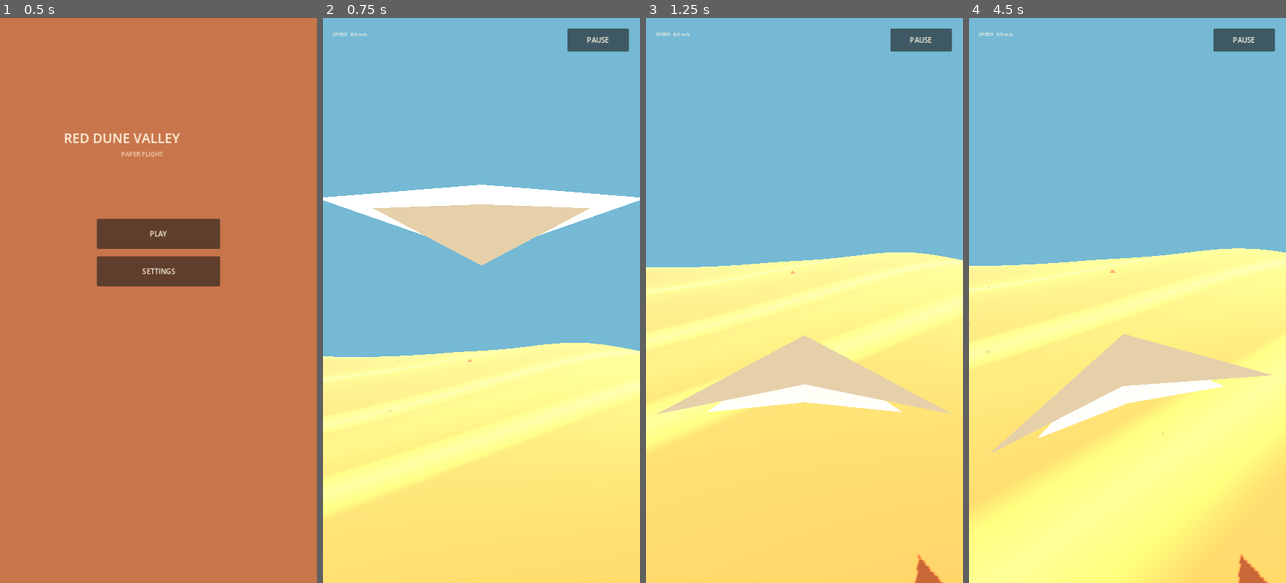
Above: before the commit, frames 1-4 (left to right).
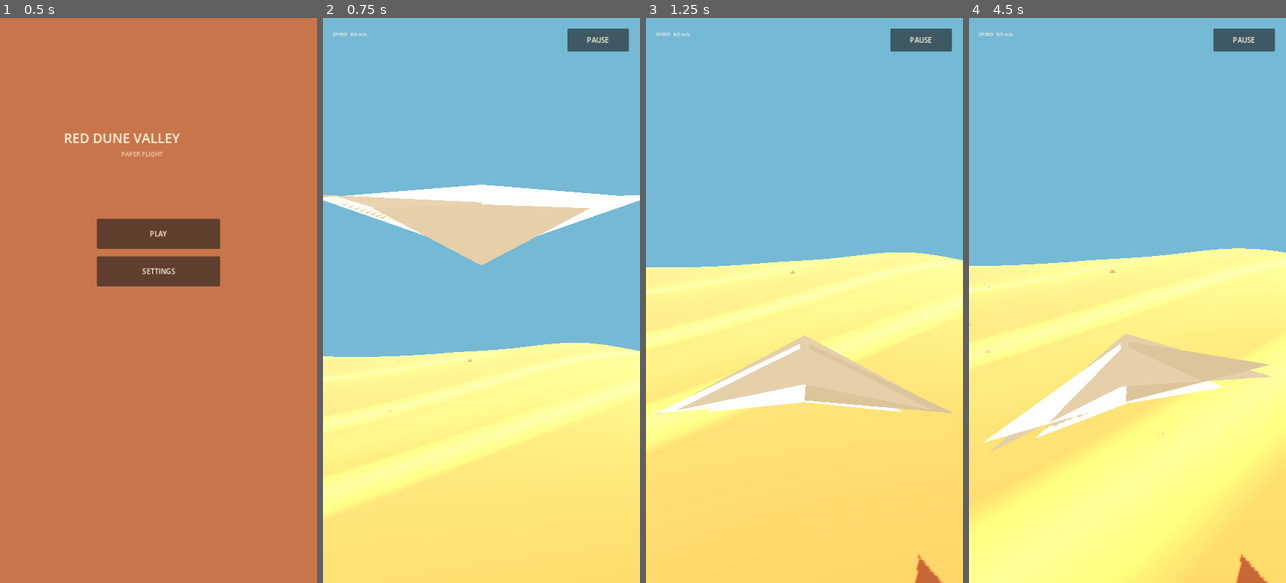
Above: after the commit, the same moments.

Repository: A8adbek/Gold
Game: Godot game, scene res://main.tscn
Same seed, same stepped clock (60 frames per second), same inputs: the game is played once before the commit and once after it. Sound files missing from this copy of the repository are replaced by a short silence.
Inputs (mouse positions are in pixels of both pictures, inside the frame that each line leads up to):
- Up to frame 1 (0.5 s): no input
- Up to frame 2 (0.75 s): click "PLAY" at 0.5 s
- Up to frame 3 (1.25 s): no input
- Up to frame 4 (4.5 s): move the mouse to (1197, 272) at 1.27 s; hold D (roll_right) 1.28-2 s; click (1197, 272) at 1.42 s; drag from (1064, 328) to (1111, 413) at 2.02 s; move the mouse to (1159, 176) at 2.77 s; hold D (roll_right) 2.78-3.5 s; drag from (1111, 413) to (1032, 215) at 3.52 s; move the mouse to (1222, 385) at 4.27 s; hold A (roll_left) from 4.28 s (still down)

Frame 1 is identical in both runs. In frame 2, 0.6% of the frame differs, in the area x 0-100%, y 31-37%; in frame 3, 1.2%; in frame 4, 2.1%, in the area x 4-96%, y 55-100%.

Commit message:
Add springy paper wing flex animation

Diff:
--- a/godot/scripts/world.gd
+++ b/godot/scripts/world.gd
@@ -22,6 +22,8 @@
 var pause_overlay: Control
 var pause_button: Button
 var settings_panel: Control
+var left_wing: Node3D
+var right_wing: Node3D
 var game_started := false
 var paused := false
 var wind_playback: AudioStreamGeneratorPlayback
@@ -155,6 +157,37 @@
 	mat.cull_mode = BaseMaterial3D.CULL_DISABLED
 	body.material_override = mat
 	plane.add_child(body)
+	left_wing = _create_flex_wing(-1.0, Color("#fffaf0"))
+	right_wing = _create_flex_wing(1.0, Color("#e7e1d2"))
+	plane.add_child(left_wing)
+	plane.add_child(right_wing)
+
+func _create_flex_wing(side: float, color: Color) -> Node3D:
+	var hinge := Node3D.new()
+	hinge.position = Vector3(0, 0.035, 0.56)
+	var wing := MeshInstance3D.new()
+	wing.mesh = _flex_wing_mesh(side)
+	var material := StandardMaterial3D.new()
+	material.albedo_color = color
+	material.roughness = 0.72
+	material.cull_mode = BaseMaterial3D.CULL_DISABLED
+	wing.material_override = material
+	hinge.add_child(wing)
+	return hinge
+
+func _flex_wing_mesh(side: float) -> ArrayMesh:
+	var mesh := ArrayMesh.new()
+	var vertices := PackedVector3Array([
+		Vector3(0, 0, 0),
+		Vector3(side * 1.05, -0.012, 0.18),
+		Vector3(side * 0.05, 0.09, -1.30)
+	])
+	var arrays := []
+	arrays.resize(Mesh.ARRAY_MAX)
+	arrays[Mesh.ARRAY_VERTEX] = vertices
+	arrays[Mesh.ARRAY_INDEX] = PackedInt32Array([0, 1, 2])
+	mesh.add_surface_from_arrays(Mesh.PRIMITIVE_TRIANGLES, arrays)
+	return mesh
 
 func _paper_plane_mesh() -> ArrayMesh:
 	# Folded paper silhouette, nose points toward negative Z.
@@ -408,9 +441,15 @@
 	var target_velocity := forward * airspeed + Vector3(0, lift, 0) + gravity
 	velocity = velocity.lerp(target_velocity, 1.0 - exp(-delta * 2.6))
 	plane.position += velocity * delta
-	# Small natural paper-airframe flex, strongest during fast control changes.
-	var flex: float = sin(elapsed * 18.0) * (abs(input.x) + abs(input.y)) * 0.018
-	if plane.get_child_count() > 0: plane.get_child(0).rotation.y = flex
+	# Natural paper-airframe flex: the two wings react asymmetrically to turns,
+	# then spring back toward neutral instead of snapping into place.
+	var speed_factor: float = clampf(velocity.length() / 14.0, 0.0, 1.0)
+	var flutter: float = sin(elapsed * (10.0 + speed_factor * 7.0)) * 0.025 * speed_factor
+	var turn_flex: float = clampf(abs(input.x) * 0.16 + abs(velocity.y) * 0.012, 0.0, 0.18)
+	var left_target: float = flutter + input.x * 0.12 + input.y * 0.035 + turn_flex * 0.18
+	var right_target: float = -flutter - input.x * 0.12 - input.y * 0.035 - turn_flex * 0.18
+	if left_wing: left_wing.rotation.z = lerp(left_wing.rotation.z, left_target, 1.0 - exp(-delta * 7.0))
+	if right_wing: right_wing.rotation.z = lerp(right_wing.rotation.z, right_target, 1.0 - exp(-delta * 7.0))
 	var target := plane.position + Vector3(0, 1.15, 2.25)
 	camera.position = camera.position.lerp(target, 1.0 - exp(-delta * 8.0))
 	camera.look_at(plane.position + Vector3(0, 0, -5), Vector3.UP)
